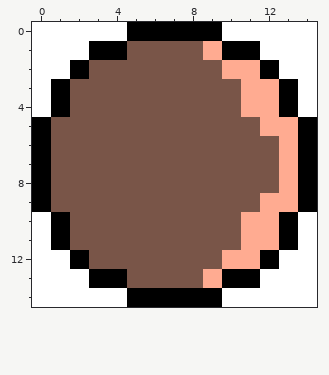
Edited in one commit: pixel-art sprite (assets/PlayerNI.PNG). That is the earlier state.
The file is 75x75 pixels, drawn in blocks of 5x5; one block is one cell here.
Now the later version:
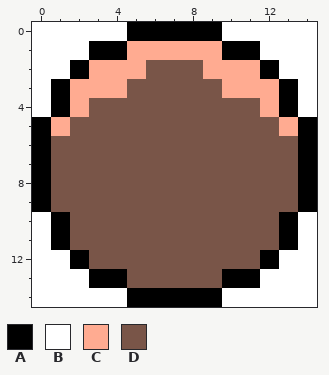
Palette (. is transparent): A #000000  B #ffffff  C #ffab91  D #795548
Commit message: implemented player rotation
Change:
Colour D gives way to colour C in row 1 at x 5 to 8; in row 2 at x 3 to 5 and 9; in row 3 at x 2 to 4 and 10; in row 4 at x 2; in row 5 at x 1.
Colour C gives way to colour D in row 4 at x 11; in row 5 at x 12; in rows 6 to 8 at x 13; in row 9 at x 12 to 13; in rows 10 to 11 at x 11 to 12; in row 12 at x 10 to 11.
Colour C gives way to colour D in row 13 at x 9.
Where, in picture pixels (left, top, right, bottom), the same in both pictures:
changed: (51, 41, 298, 288)
